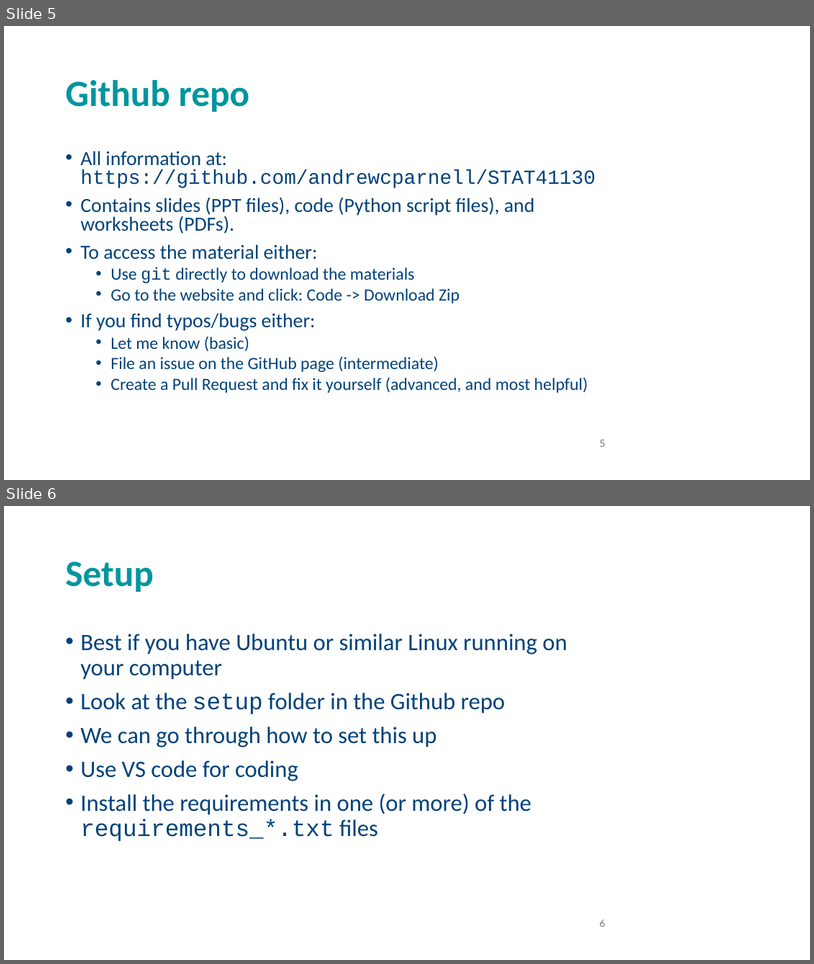
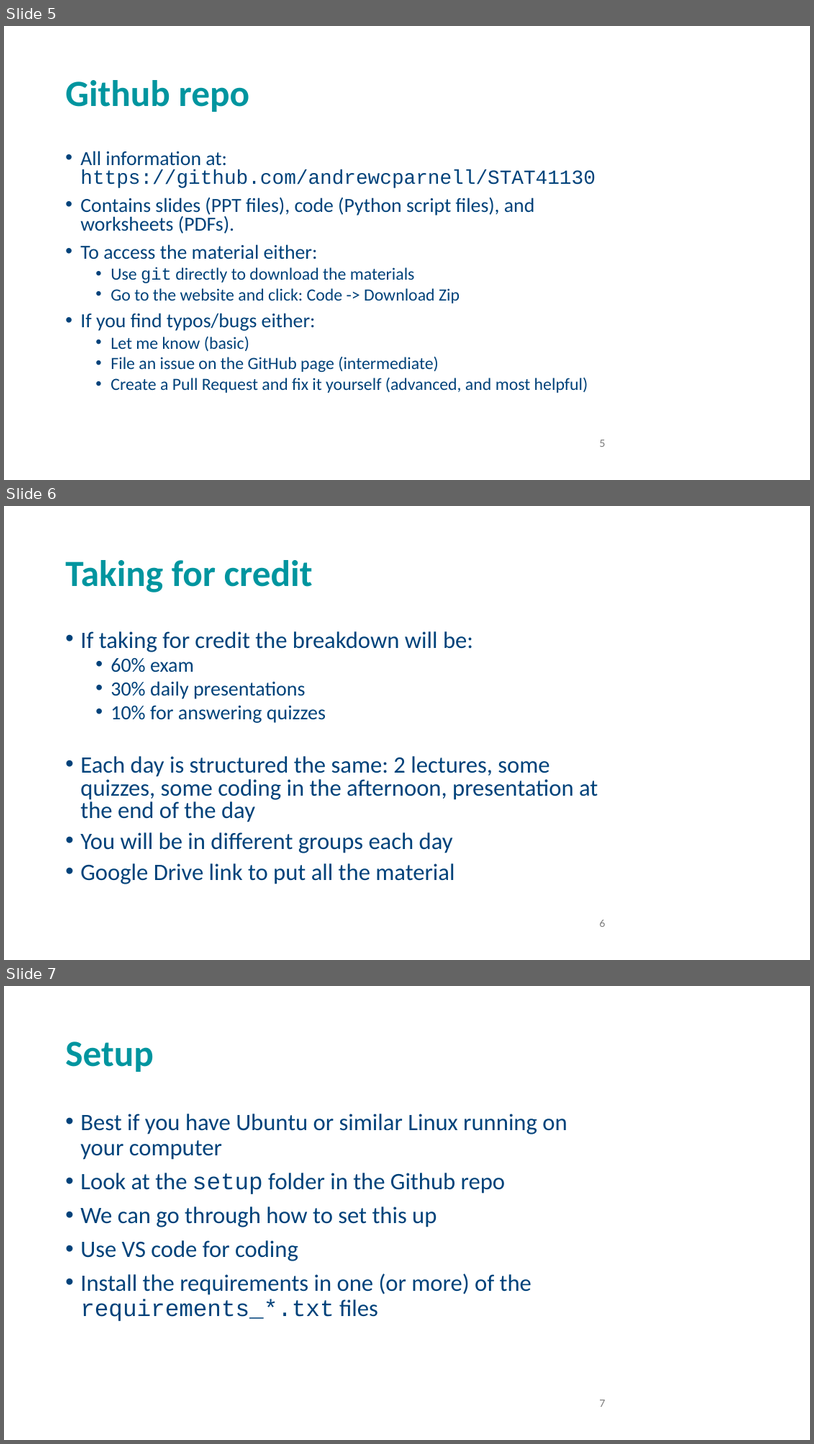
Before and after one commit to andrewcparnell/STAT41130, a slide deck: slides/day 1/D1C1_LR_NNs.pptx. Shown one above the other, each under a label of ours: slides 5 and 6 before the commit, slides 5, 6 and 7 after it. The pictures are 814x964 and 814x1444 pixels, drawn with LibreOffice and Linux fonts; fonts in the diff are those of the drawing; background and template pictures are left out. Boxes give left, top, right and bottom in pixels: in the first picture for what was removed or moved away, otherwise in the second. Text is boxed around its words. In the diff, an @@ line names an element or a change of style, - is before the commit and + after.

```diff
--- a/slides/day 1/D1C1_LR_NNs.pptx
+++ b/slides/day 1/D1C1_LR_NNs.pptx
@@ slide 6 added at [4,506,810,960], background picture (left out) @@
@@ title added at [65,560,313,592], 44 pt, text #00959F, bold @@
+Taking for credit
@@ text added at [80,631,598,884], 28 pt, text #00427A @@
+• If taking for credit the breakdown will be:
+  • 60% exam
+  • 30% daily presentations
+  • 10% for answering quizzes
+• Each day is structured the same: 2 lectures, some quizzes, some coding in the afternoon, presentation at the end of the day
+• You will be in different groups each day
+• Google Drive link to put all the material
@@ page number added at [599,919,605,926], 12 pt, text #797979 @@
+6
@@ what was slide 6 is now slide 7 @@
@@ page number at [599,1399,605,1406]: text changed @@
-6
+7
```
Also in this commit, not shown: 4 slides changed.
